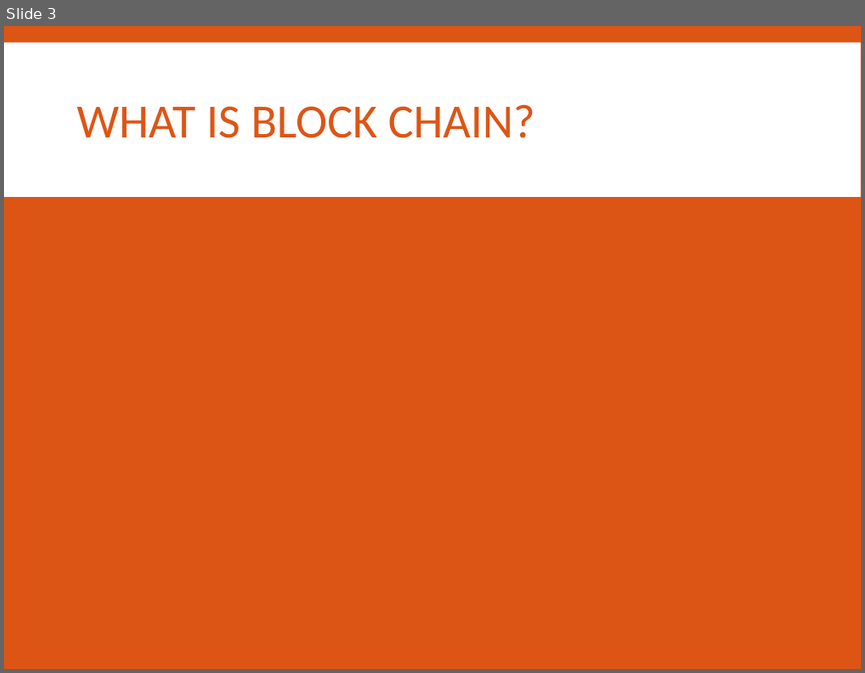
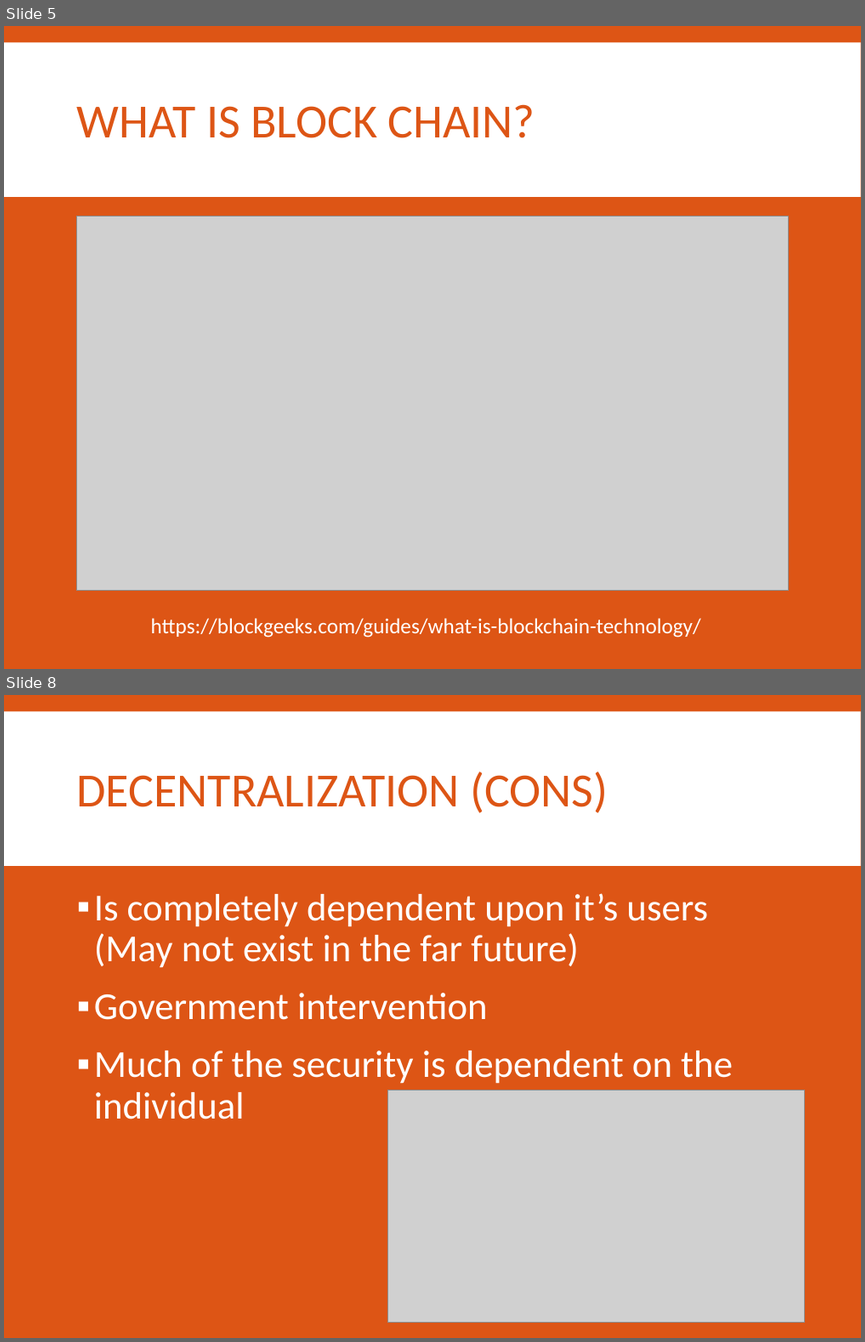
Before and after one commit to SPARC-Auburn/Documents, a slide deck: Presentations and Meeting Notes/2017-2018/Forum Topics/Block-Chain.pptx. Shown one above the other, each under a label of ours: slide 3 before the commit, slides 5 and 8 after it; the slides between them are not shown. The pictures are 865x673 and 865x1342 pixels, drawn with LibreOffice and Linux fonts; fonts in the diff are those of the drawing; grey boxes stand for pictures. Boxes give left, top, right and bottom in pixels: in the first picture for what was removed or moved away, otherwise in the second. Text is boxed around its words. In the diff, an @@ line names an element or a change of style, - is before the commit and + after.

```diff
--- a/Presentations and Meeting Notes/2017-2018/Forum Topics/Block-Chain.pptx
+++ b/Presentations and Meeting Notes/2017-2018/Forum Topics/Block-Chain.pptx
@@ slide 8 added at <box>4,695,861,1338</box>, background #DD5515; not listed: 1 template element that a slide beside it also shows @@
@@ title added at <box>77,771,608,813</box>, 40 pt, text #DD5515 @@
+DECENTRALIZATION (CONS)
@@ text added at <box>94,893,732,1119</box>, 32 pt, text #FFFFFF @@
+▪ Is completely dependent upon it’s users (May not exist in the far future)
+▪ Government intervention
+▪ Much of the security is dependent on the individual
@@ picture added at <box>388,1090,805,1322</box> @@
@@ what was slide 3 is now slide 5 @@
@@ slide 5 changed as well @@
@@ picture added at <box>76,216,788,590</box> @@
@@ text added at <box>151,618,701,637</box>, 18 pt, text #FFFFFF @@
+https://blockgeeks.com/guides/what-is-blockchain-technology/
```
Also in this commit, not shown: 1 other slide changed, 16 other slides added, 6 other files.
